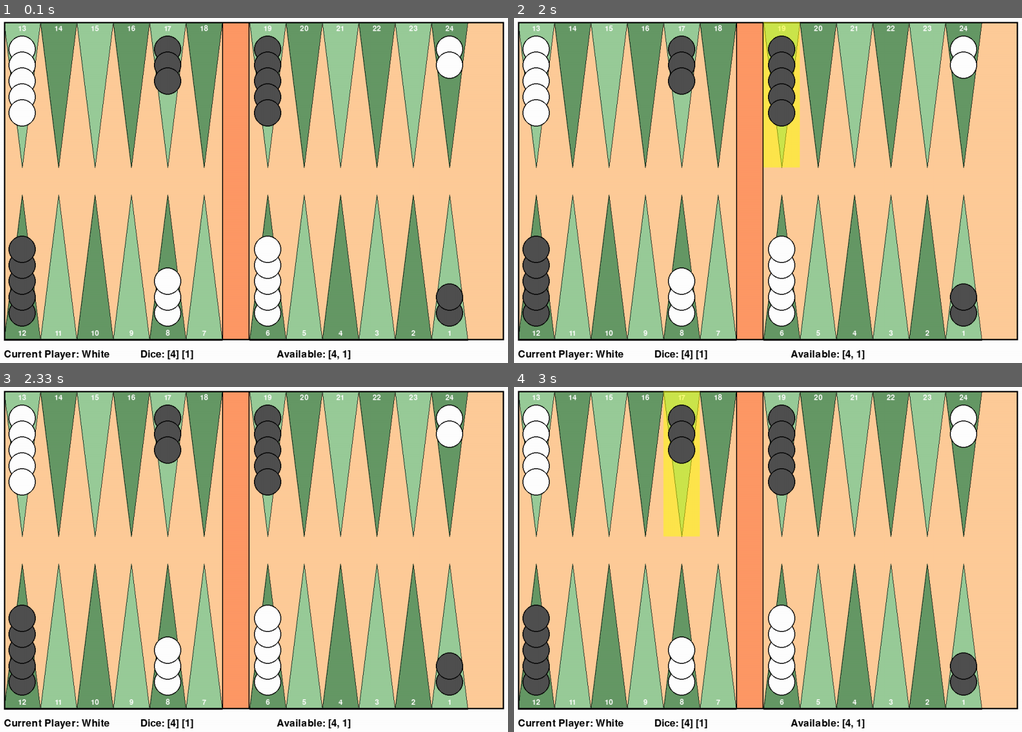
Above: before the commit, frames 1-4 (two rows, left to right).
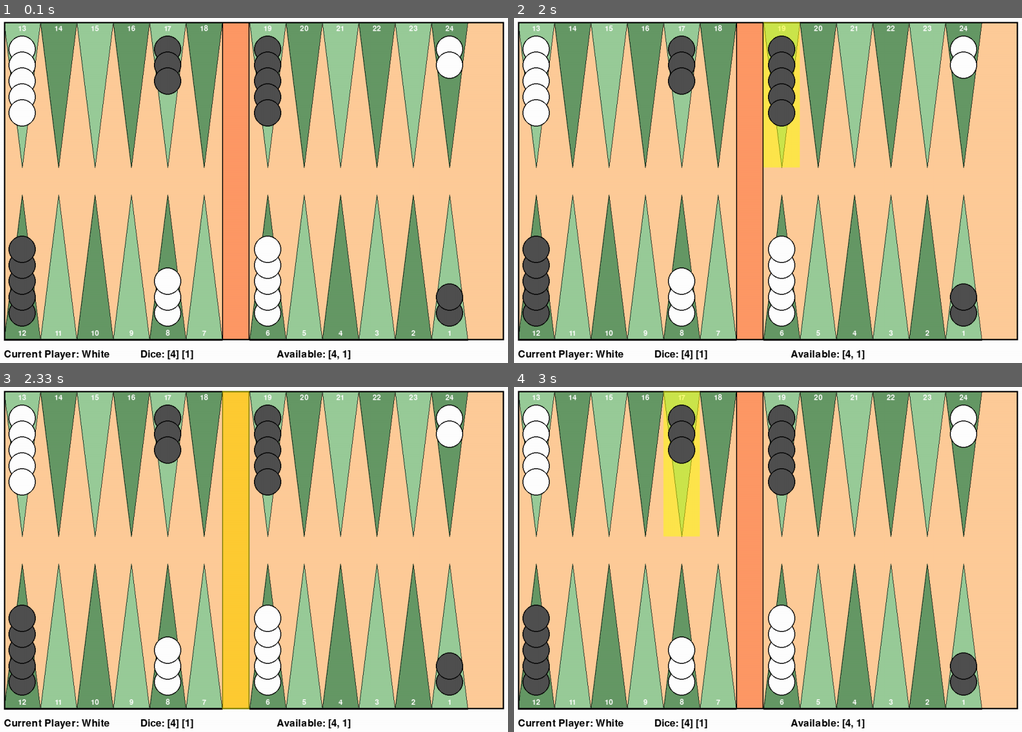
Above: after the commit, the same moments.

Repository: FraughtCoin/backgammon-training
Game: pygame game, started from main.py
The game is run twice, just before and just after one commit, with the same random seed, the same clock (stepped at 60 frames per second) and the same inputs.
Inputs (mouse positions are in pixels of both pictures, inside the frame that each line leads up to):
- Up to frame 1 (0.1 s): no input
- Up to frame 2 (2 s): click (768, 180) at 0.38 s; click (635, 183) at 0.72 s; click (849, 52) at 1.05 s; click (966, 307) at 1.38 s; click (778, 59) at 1.72 s
- Up to frame 3 (2.33 s): click (228, 645) at 2.05 s
- Up to frame 4 (3 s): click (747, 487) at 2.38 s; click (691, 473) at 2.72 s

Frames 1-2 are identical in both runs. In frame 3, 5.1% of the frame differs, in the area x 43-50%, y 1-94%; in frame 4, nothing differs.

Commit message:
Handled bearing off, entering from bar. Fixed bearing off bug.

Diff:
--- a/game/move.py
+++ b/game/move.py
@@ -22,6 +22,9 @@
         self.die_value = die_value
         self.is_bearing = is_bearing
 
+    def __str__(self):
+        return f"Move(from={self.from_line}, to={self.to_line}, die={self.die_value}, bearing={self.is_bearing})"
+
 class MoveValidator:
     """
     Validator and generator for backgammon moves
@@ -79,14 +82,14 @@
             if from_line > 6:
                 return False
 
-            if from_line == die_value:
+            if from_line == die_value - 1:
                 return True
 
             if die_value > from_line:
                 for l in range(from_line + 1, 6):
                     if board.get_tokens(l) > 0:
                         return False
-                    return True
+                return True
 
             return False
         else:
--- a/ui/board_renderer.py
+++ b/ui/board_renderer.py
@@ -193,7 +193,15 @@
         if selected_line is None:
             return
 
-        line_x, line_y, is_top = self._get_line_position(selected_line)
+        if selected_line == -2:
+            bar_x = self.board_x + (6 * self.point_width)
+            highlight_surface = pygame.Surface((self.bar_width, self.board_height),
+                                               pygame.SRCALPHA)
+            highlight_surface.fill(self.colors['highlight'])
+            self.screen.blit(highlight_surface, (bar_x, self.board_y))
+            return
+
+        _, _, is_top = self._get_line_position(selected_line)
 
         highlight_surface = pygame.Surface((self.point_width,
                                             self.point_height),
@@ -224,6 +232,11 @@
         """
         for dest in destinations:
             if dest == -1:
+                bear_off_x = self.board_x + (12 * self.point_width) + self.bar_width
+                highlight_surface = pygame.Surface((self.point_width, self.board_height),
+                                                   pygame.SRCALPHA)
+                highlight_surface.fill(self.colors['legal_destination'])
+                self.screen.blit(highlight_surface, (bear_off_x, self.board_y))
                 continue
 
             _, _, is_top = self._get_line_position(dest)
--- a/ui/pygame_ui.py
+++ b/ui/pygame_ui.py
@@ -101,6 +101,15 @@
             if self.selected_line is not None and self.selected_line != clicked_line:
                 legal_moves = self.get_legal_moves_from_line(self.selected_line)
                 for move in legal_moves:
+                    if clicked_line == -1 and move.is_bearing:
+                        if self.game.make_move(move):
+                            self.selected_line = None
+                            self.legal_destinations = []
+
+                            if not self.game.get_available_dice():
+                                self.game.end_turn()
+                            return
+
                     if move.to_line == clicked_line:
                         if self.game.make_move(move):
                             self.selected_line = None
@@ -111,9 +120,13 @@
 
                             return
 
-                self.selected_line = clicked_line
-                self.legal_destinations = self.get_legal_destinations(self.selected_line)
+                if clicked_line != -1:
+                    self.selected_line = clicked_line
+                    self.legal_destinations = self.get_legal_destinations(self.selected_line)
             else:
+                if clicked_line == -1:
+                    return
+
                 if self.selected_line == clicked_line:
                     self.selected_line = None
                     self.legal_destinations = []
@@ -143,7 +156,12 @@
         bar_start = 6 * self.LINE_WIDTH
         bar_end = bar_start + self.BAR_WIDTH
         if bar_start <= rel_x <= bar_end:
-            return None
+            return -2
+
+        bear_off_start = 12 * self.LINE_WIDTH + self.BAR_WIDTH
+        bear_off_end = bear_off_start + self.LINE_WIDTH
+        if bear_off_start <= rel_x <= bear_off_end:
+            return -1
 
         if rel_x > bar_start:
             rel_x -= self.BAR_WIDTH
@@ -166,6 +184,11 @@
             list of legal destination line numbers
         """
         all_legal_moves = self.game.get_legal_single_moves()
+
+        if from_line == -2:
+            moves_from_bar = [move for move in all_legal_moves if move.from_line is None]
+            return moves_from_bar
+
         moves_from_point = [move for move in all_legal_moves
                             if move.from_line == from_line]
         return moves_from_point
@@ -191,7 +214,8 @@
 
 
     def update(self):
-        pass
+        if self.game.get_available_dice() and not self.game.get_legal_single_moves():
+            self.game.force_end_turn()
 
     def draw(self):
         self.screen.fill(self.COLORS['background'])
